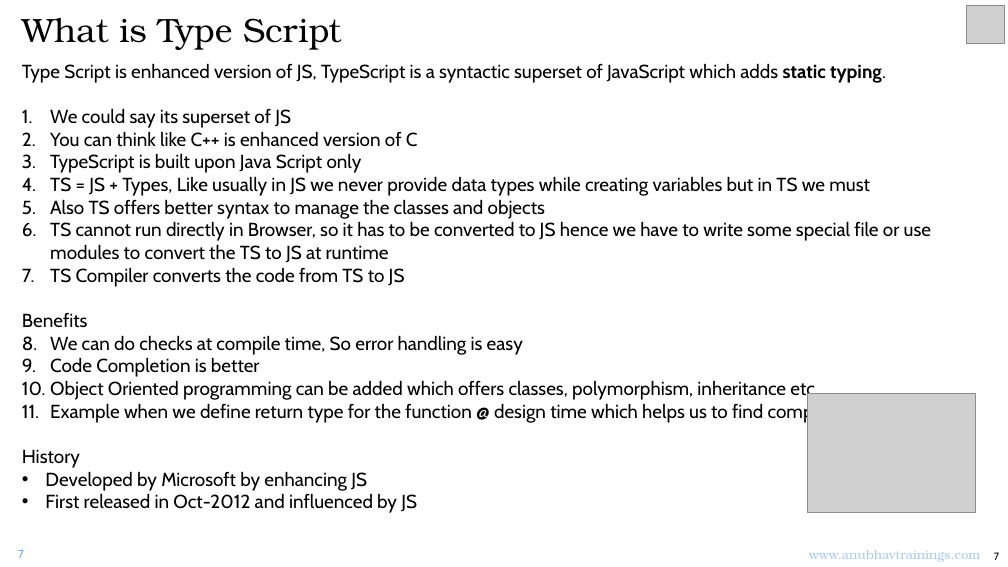
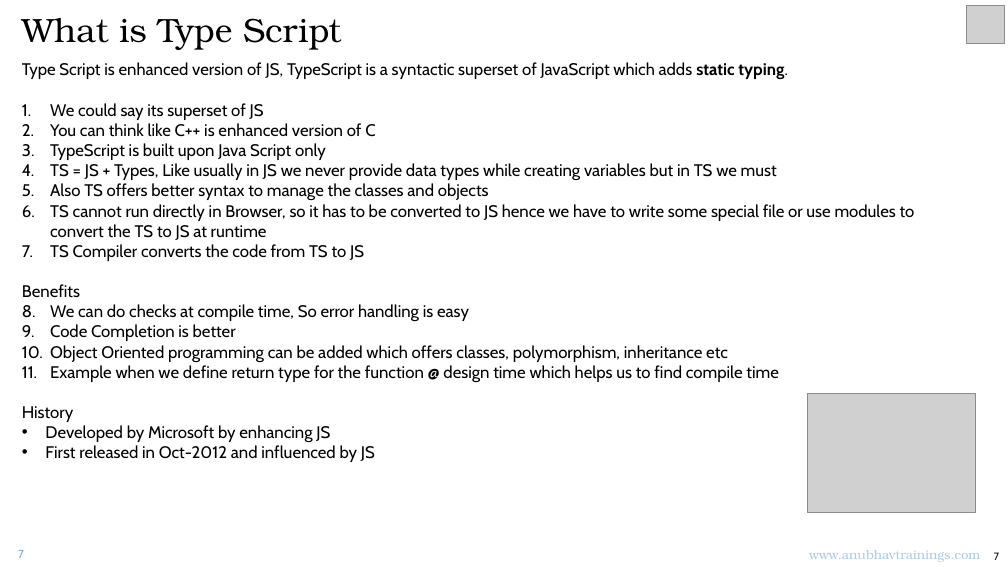
Before and after one commit to soyuztechnologies/typescript_training_capm, a slide deck: slide 7 of Day 1/DAY-1.pptx. Drawn at 1008x567 pixels with LibreOffice and Linux fonts; fonts in the diff are those of the drawing; grey boxes stand for pictures. Boxes give left, top, right and bottom in pixels: in the first picture for what was removed or moved away, otherwise in the second. Text is boxed around its words. In the diff, an @@ line names an element or a change of style, - is before the commit and + after.

```diff
--- a/Day 1/DAY-1.pptx
+++ b/Day 1/DAY-1.pptx
@@ text "Type Script is enhanced version ..." at box(22, 62, 915, 462): size 18 to 16 pt @@
```
Also in this commit, not shown: 1 other slide changed, 1 slide added, 2 other files.
